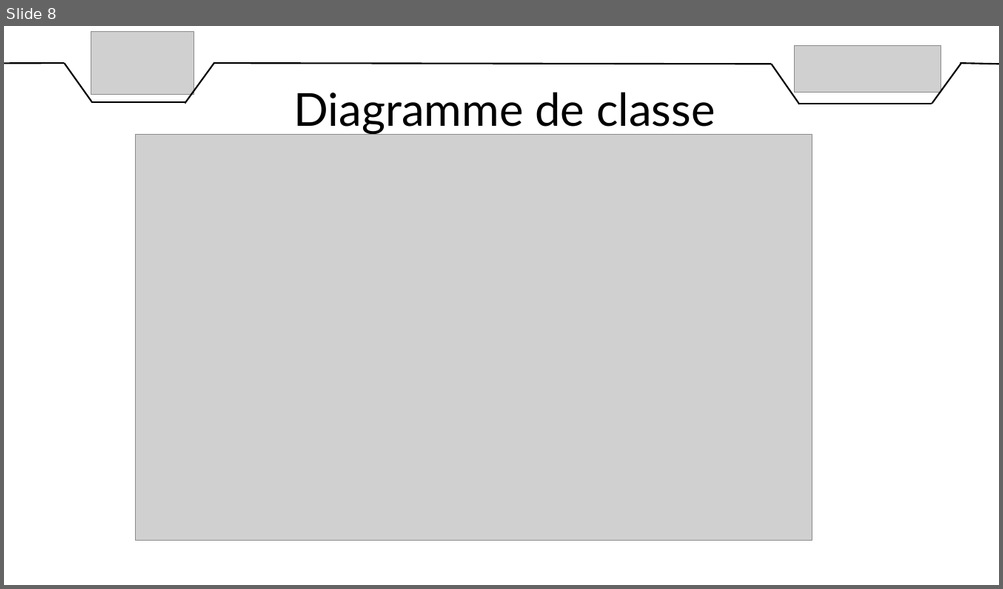
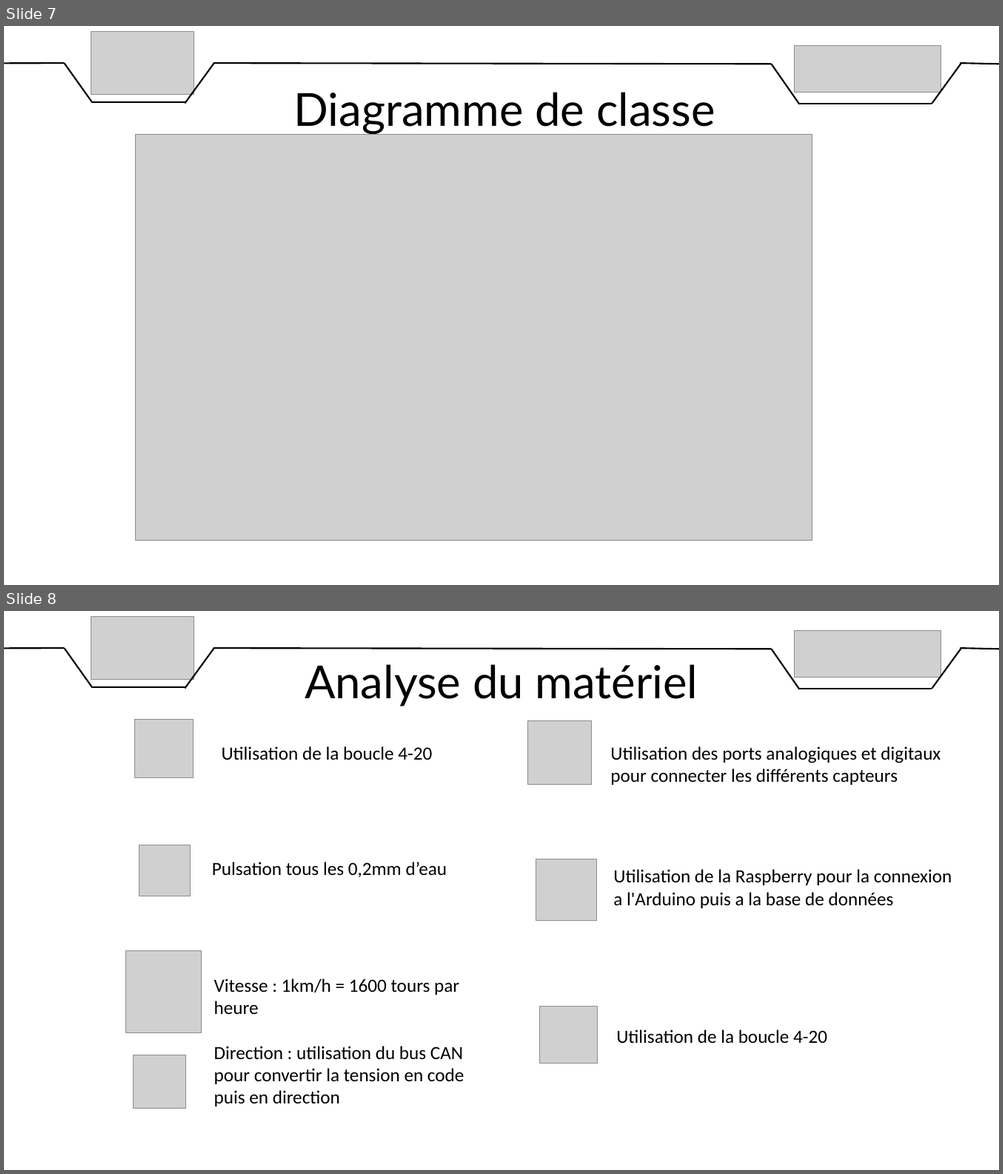
Before and after one commit to DylanChe/SupervisionSerre, a slide deck: oral_projet/revue_2/diaporama_revue_2_samuel.pptx. Shown one above the other, each under a label of ours: slide 8 before the commit, slides 7 and 8 after it. The pictures are 1003x589 and 1003x1174 pixels, drawn with LibreOffice and Linux fonts; fonts in the diff are those of the drawing; grey boxes stand for pictures. Boxes give left, top, right and bottom in pixels: in the first picture for what was removed or moved away, otherwise in the second. Text is boxed around its words. In the diff, an @@ line names an element or a change of style, - is before the commit and + after.

```diff
--- a/oral_projet/revue_2/diaporama_revue_2_samuel.pptx
+++ b/oral_projet/revue_2/diaporama_revue_2_samuel.pptx
@@ slide 8 added at [4,611,999,1170], background #FFFFFF @@
@@ picture added at [91,616,194,680] @@
@@ picture added at [794,630,941,677] @@
@@ line added from (4, 648) to (65, 648), #000000 1.5 pt @@
@@ line added from (65, 648) to (92, 688), #000000 1.5 pt @@
@@ line added from (214, 647) to (185, 689), #000000 1.5 pt @@
@@ line added from (213, 648) to (771, 649), #000000 1.5 pt @@
@@ line added from (771, 649) to (800, 689), #000000 1.5 pt @@
@@ line added from (962, 647) to (931, 689), #000000 1.5 pt @@
@@ line added from (960, 648) to (999, 649), #000000 1.5 pt @@
@@ text added at [304,664,698,706], 44 pt, text #000000 @@
+Analyse du matériel
@@ line added from (92, 688) to (186, 688), #000000 1.5 pt @@
@@ line added from (800, 689) to (931, 689), #000000 1.5 pt @@
@@ picture added at [134,719,193,777] @@
@@ picture added at [528,721,591,784] @@
@@ text added at [222,746,432,760], 18 pt, text #000000 @@
+Utilisation de la boucle 4-20
@@ text added at [610,746,940,785], 18 pt, text #000000 @@
+Utilisation des ports analogiques et digitaux pour connecter les différents capteurs
@@ picture added at [139,846,190,896] @@
@@ text added at [212,862,447,877], 18 pt, text #000000 @@
+Pulsation tous les 0,2mm d’eau
@@ picture added at [536,860,597,920] @@
@@ text added at [613,869,951,908], 18 pt, text #000000 @@
+Utilisation de la Raspberry pour la connexion a l'Arduino puis a la base de données
@@ picture added at [125,951,201,1034] @@
@@ text added at [214,979,464,1107], 18 pt, text #000000 @@
+Vitesse : 1km/h = 1600 tours par heure
+Direction : utilisation du bus CAN pour convertir la tension en code puis en direction
@@ picture added at [540,1006,597,1064] @@
@@ text added at [616,1030,827,1044], 18 pt, text #000000 @@
+Utilisation de la boucle 4-20
@@ picture added at [133,1056,186,1109] @@
@@ what was slide 8 is now slide 7 @@
```
Also in this commit, not shown: 3 slides changed, 1 other slide added, 2 other files.
